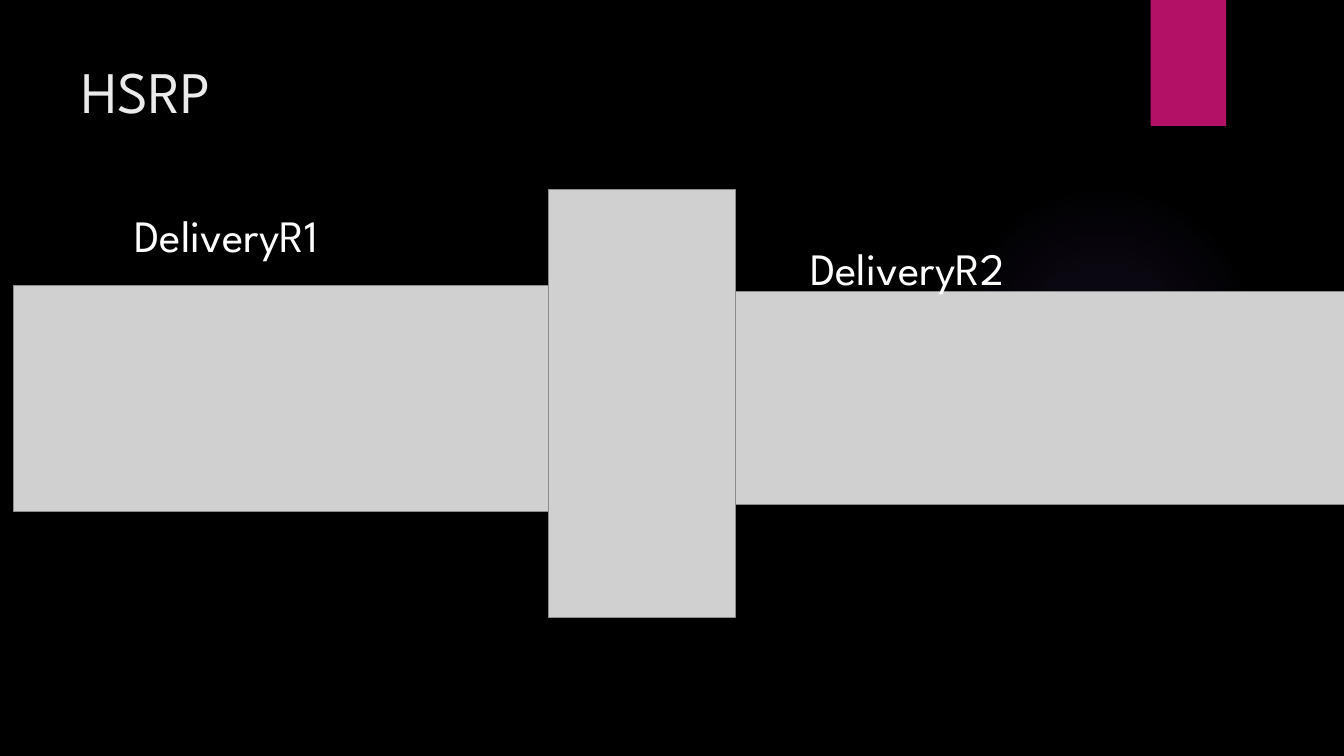
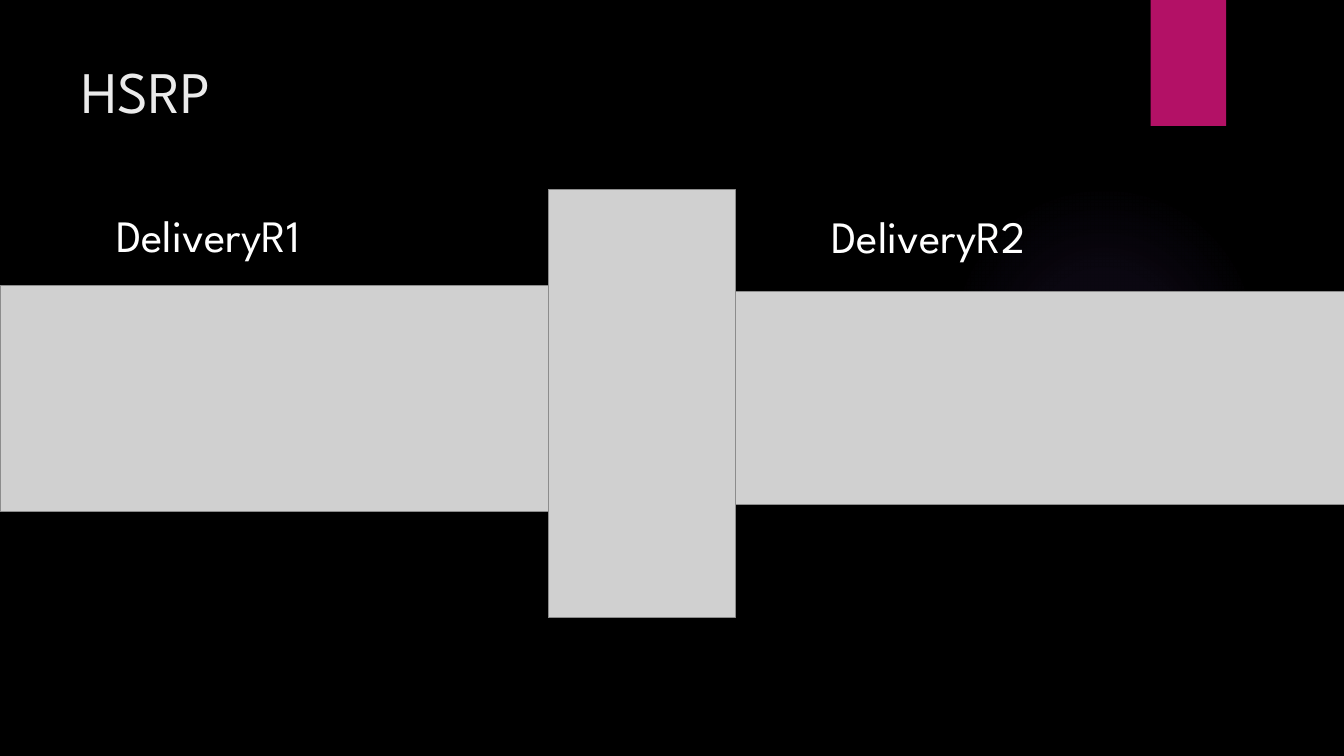
Before and after one commit to LajkaK2006/BorsodNet, a slide deck: slide 11 of Tacos KFT.pptx. Drawn at 1344x756 pixels with LibreOffice and Linux fonts; fonts in the diff are those of the drawing; grey boxes stand for pictures; background and template pictures are left out. Boxes give left, top, right and bottom in pixels: in the first picture for what was removed or moved away, otherwise in the second. Text is boxed around its words. In the diff, an @@ line names an element or a change of style, - is before the commit and + after.

```diff
--- a/Tacos KFT.pptx
+++ b/Tacos KFT.pptx
@@ text "DeliveryR1": place and size @@
-text "DeliveryR1" at bbox=[134, 221, 317, 262]
+text "DeliveryR1" at bbox=[116, 221, 299, 262]
@@ text "DeliveryR2" rewrapped from bbox=[810, 254, 1004, 299] to bbox=[831, 222, 1025, 263] @@
@@ picture: place and size @@
-picture at bbox=[14, 285, 606, 511]
+picture at bbox=[0, 285, 592, 511]
@@ picture: place and size @@
-picture at bbox=[725, 291, 1344, 505]
+picture at bbox=[735, 291, 1344, 505]
```
Also in this commit, not shown: 7 other slides changed.
